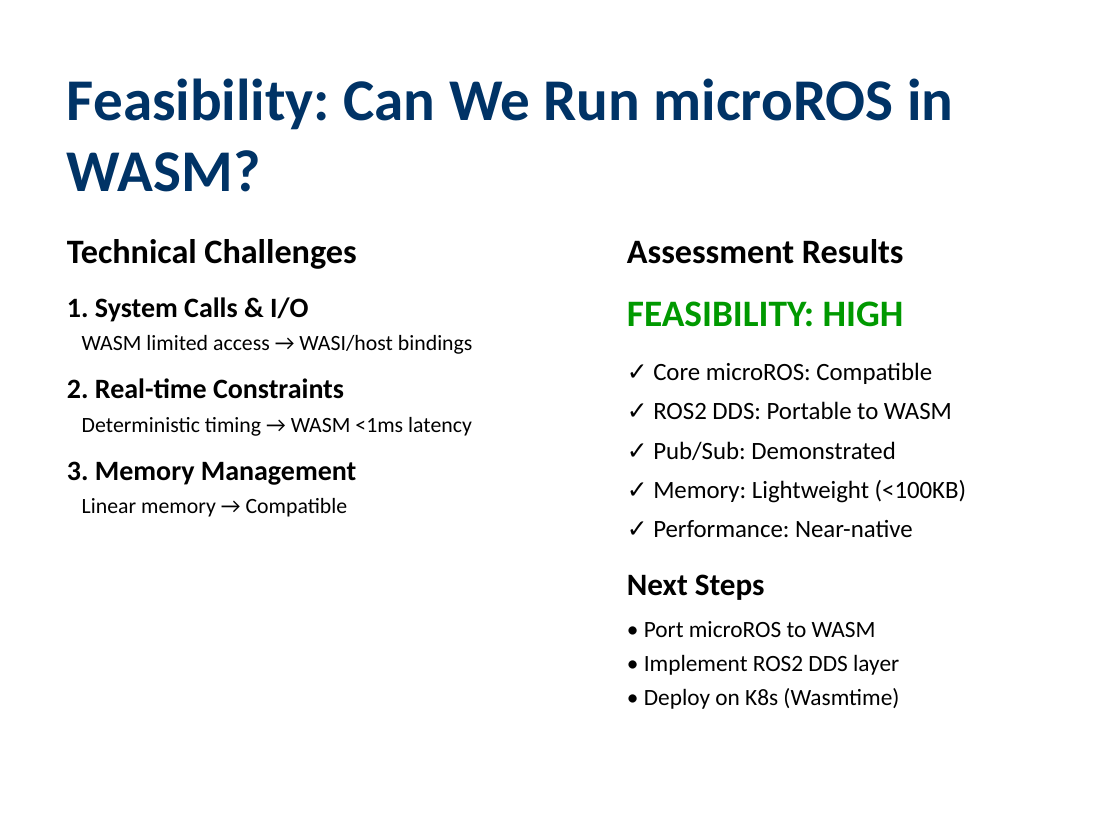
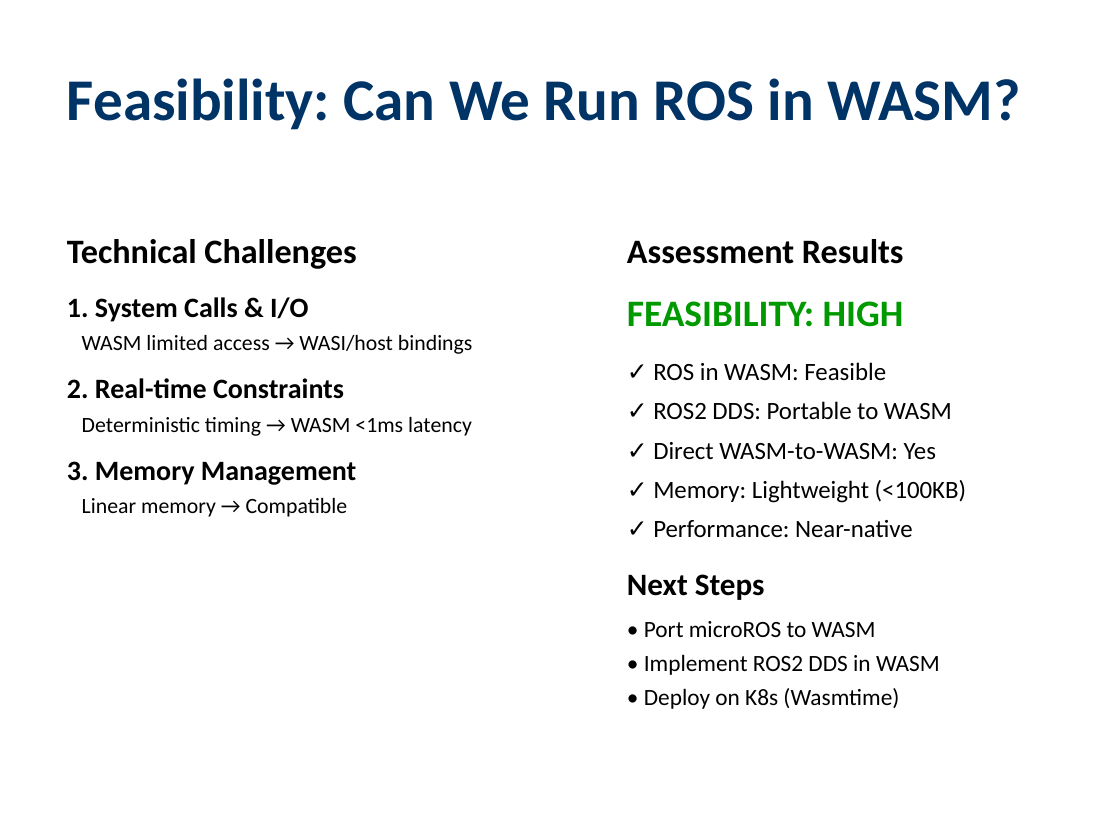
Before and after one commit to lucadagati/ros_wasm_example, a slide deck: slide 7 of microROS_WASM_K8s_Feasibility.pptx (slide 3 before the commit). Drawn at 1120x840 pixels with LibreOffice and Linux fonts; fonts in the diff are those of the drawing. Boxes give left, top, right and bottom in pixels: in the first picture for what was removed or moved away, otherwise in the second. Text is boxed around its words. In the diff, an @@ line names an element or a change of style, - is before the commit and + after.

Commit message:
Final PPTX: All diagrams show ROS executing INSIDE WASM runtime
- Recreated all PlantUML diagrams with explicit ROS-in-WASM labels
- Updated PPTX structure: 7 slides with clear architecture and workflow
- All diagrams emphasize: ROS code compiled to WASM, executed by WASM runtime
- No external ROS process, direct WASM-to-WASM communication
- Complete architecture schema and workflow diagrams included
- All PNG regenerated with updated visualizations

```diff
--- a/microROS_WASM_K8s_Feasibility.pptx
+++ b/microROS_WASM_K8s_Feasibility.pptx
@@ text at [67,78,1021,130]: text changed @@
-Feasibility: Can We Run microROS in WASM?
+Feasibility: Can We Run ROS in WASM?
@@ text at [653,362,886,380]: text changed @@
-✓ Core microROS: Compatible
+✓ ROS in WASM: Feasible
@@ text at [653,442,936,459]: text changed @@
-✓ Pub/Sub: Demonstrated
+✓ Direct WASM-to-WASM: Yes
@@ text at [644,654,940,675]: text changed @@
-• Implement ROS2 DDS layer
+• Implement ROS2 DDS in WASM
```
Also in this commit, not shown: 3 other slides changed, 2 slides added, 6 slides removed, 9 other files.
